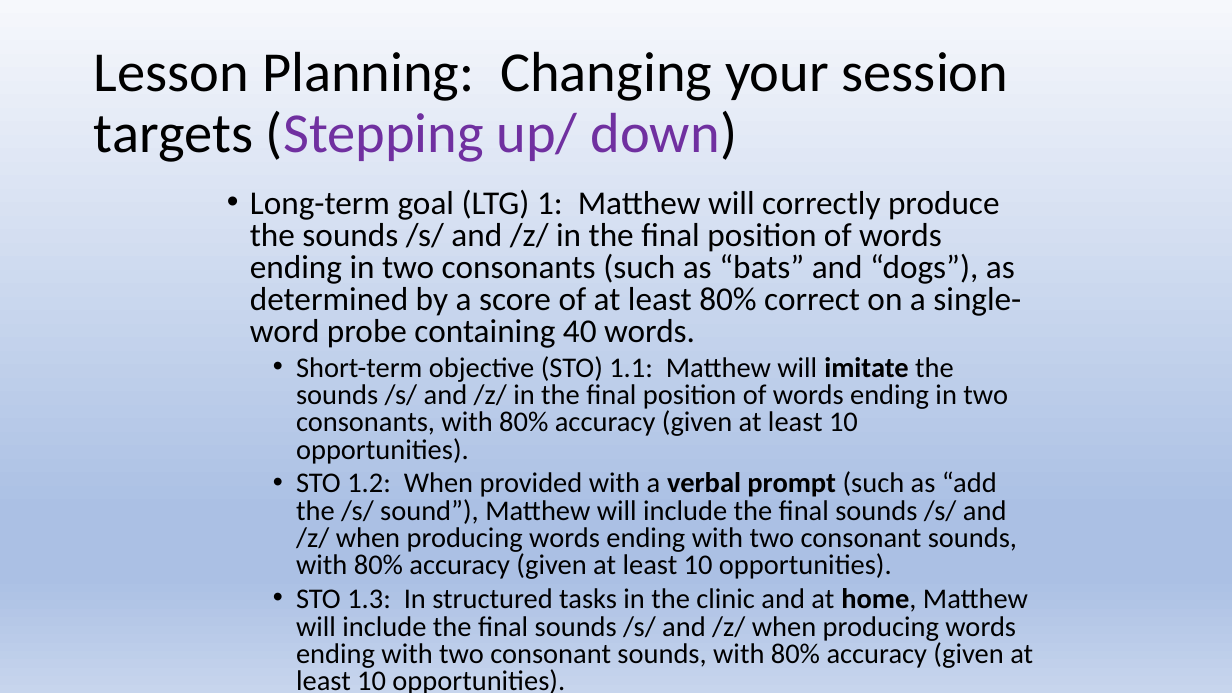
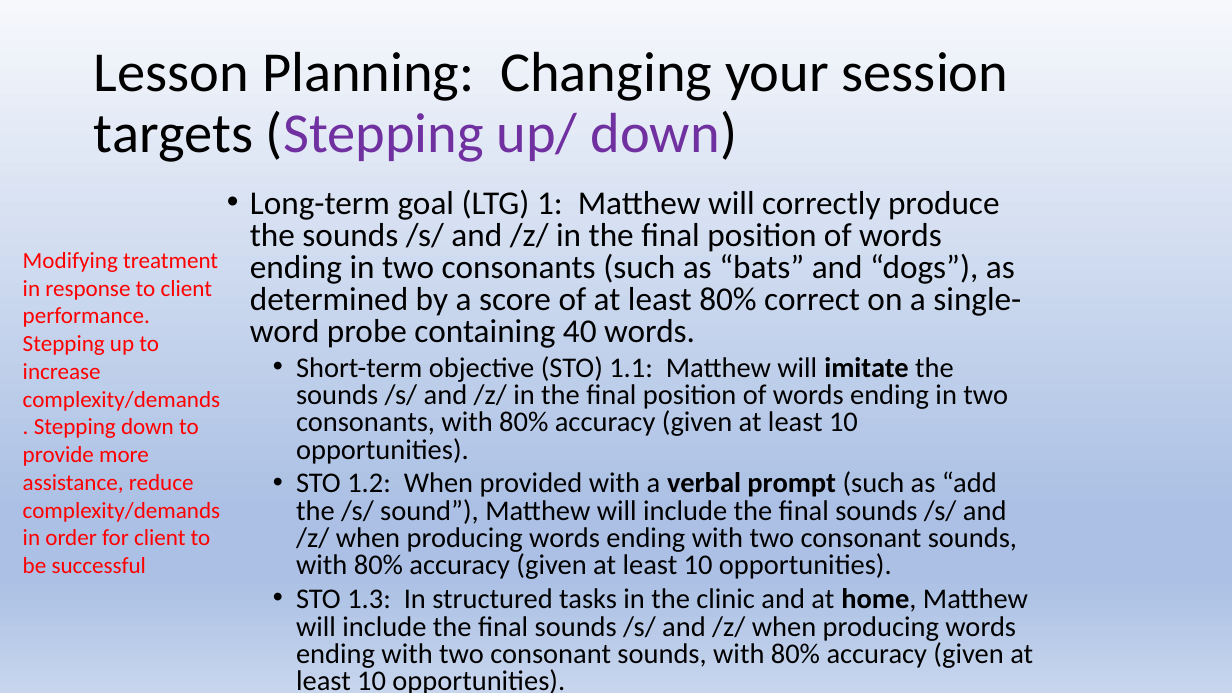
Before and after one commit to Jim-Wright90/cds431_sp22, a slide deck: slide 7 of slides/cds431_week6_1.pptx. Drawn at 1232x693 pixels with LibreOffice and Linux fonts; fonts in the diff are those of the drawing. Boxes give left, top, right and bottom in pixels: in the first picture for what was removed or moved away, otherwise in the second. Text is boxed around its words. In the diff, an @@ line names an element or a change of style, - is before the commit and + after.

```diff
--- a/slides/cds431_week6_1.pptx
+++ b/slides/cds431_week6_1.pptx
@@ text added at bbox=[23, 252, 220, 573], 18 pt, text #FF0000 @@
+Modifying treatment in response to client performance. Stepping up to increase complexity/demands. Stepping down to provide more assistance, reduce complexity/demands in order for client to be successful
```
Also in this commit, not shown: 2 other slides changed, 1 other file.
